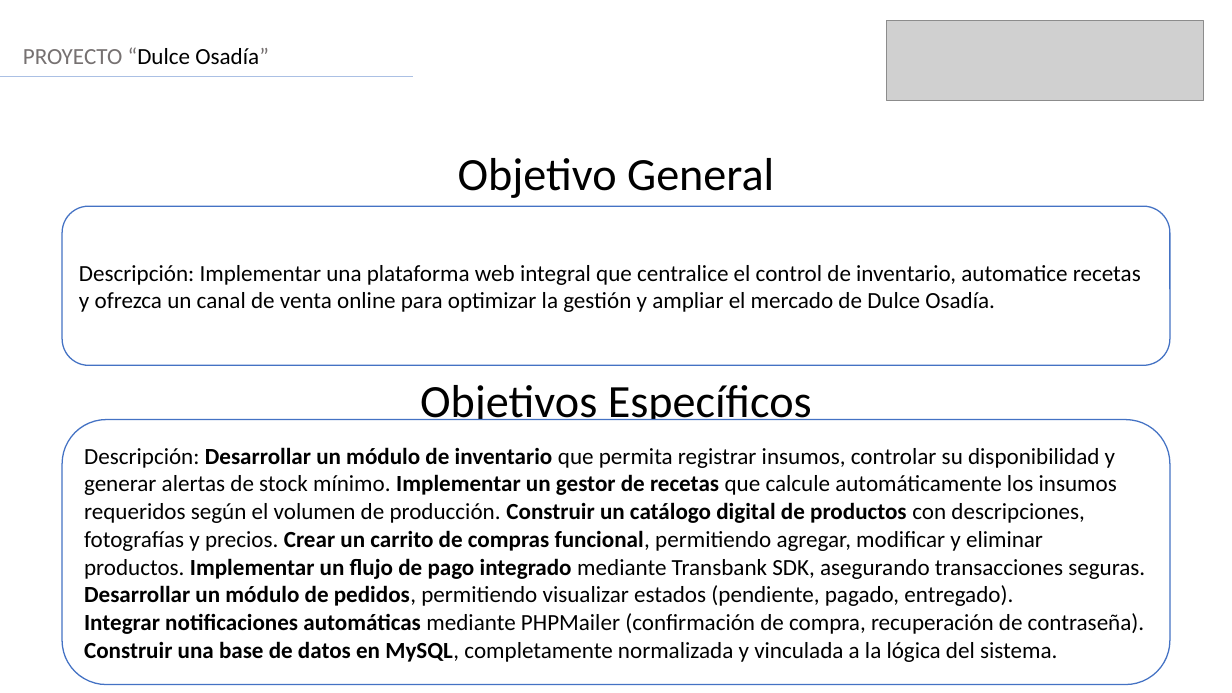
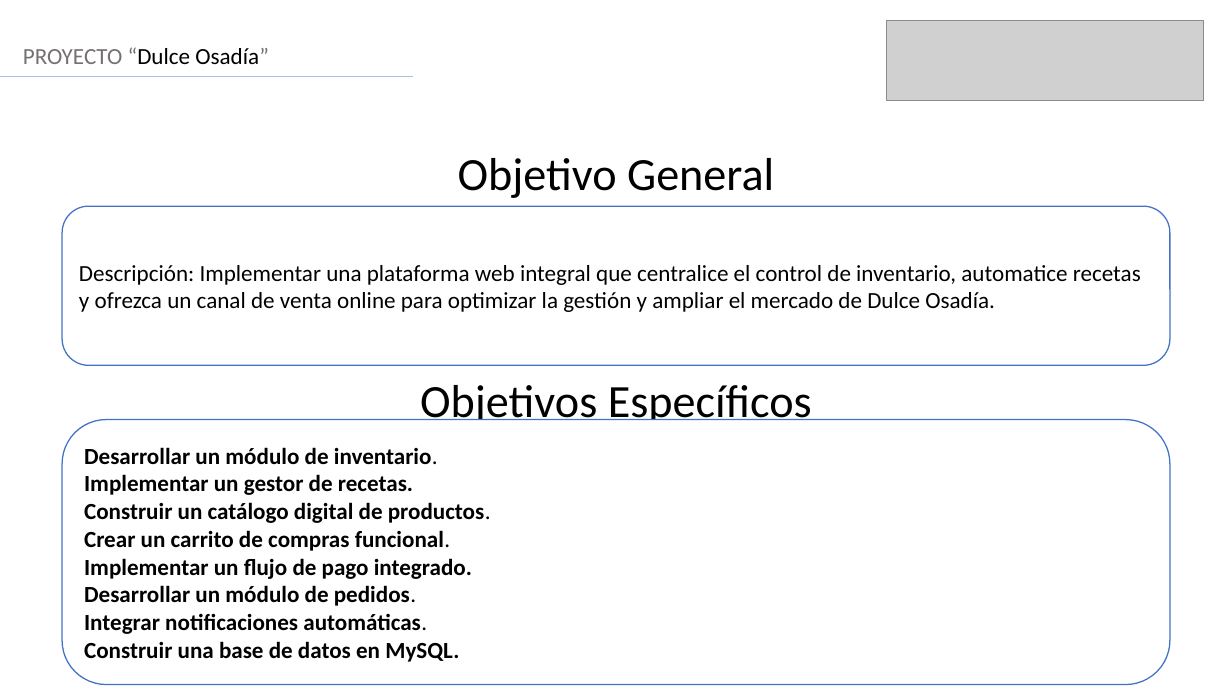
Before and after one commit to crlavin/Capstone_DulceOsadia, a slide deck: slide 4 of Evidencias de Proyecto/Presentacion pre-final.pptx. Drawn at 1232x693 pixels with LibreOffice and Linux fonts; fonts in the diff are those of the drawing; grey boxes stand for pictures. Boxes give left, top, right and bottom in pixels: in the first picture for what was removed or moved away, otherwise in the second. Text is boxed around its words. In the diff, an @@ line names an element or a change of style, - is before the commit and + after.

Commit message:
update ppt

```diff
--- a/Evidencias de Proyecto/Presentacion pre-final.pptx
+++ b/Evidencias de Proyecto/Presentacion pre-final.pptx
@@ text in rounded rectangle at [84,447,491,662]: text changed; bold on @@
-Descripción: Desarrollar un módulo de inventario que permita registrar insumos, controlar su disponibilidad y generar alertas de stock mínimo. Implementar un gestor de recetas que calcule automáticamente los insumos requeridos según el volumen de producción. Construir un catálogo digital de productos con descripciones, fotografías y precios. Crear un carrito de compras funcional, permitiendo agregar, modificar y eliminar productos. Implementar un flujo de pago integrado mediante Transbank SDK, asegurando transacciones seguras. Desarrollar un módulo de pedidos, permitiendo visualizar estados (pendiente, pagado, entregado).
-Integrar notificaciones automáticas mediante PHPMailer (confirmación de compra, recuperación de contraseña). Construir una base de datos en MySQL, completamente normalizada y vinculada a la lógica del sistema.
+Desarrollar un módulo de inventario.
+Implementar un gestor de recetas.
+Construir un catálogo digital de productos.
+Crear un carrito de compras funcional.
+Implementar un flujo de pago integrado.
+Desarrollar un módulo de pedidos.
+Integrar notificaciones automáticas.
+Construir una base de datos en MySQL.
```
Also in this commit, not shown: 1 slide removed, 1 other file.
